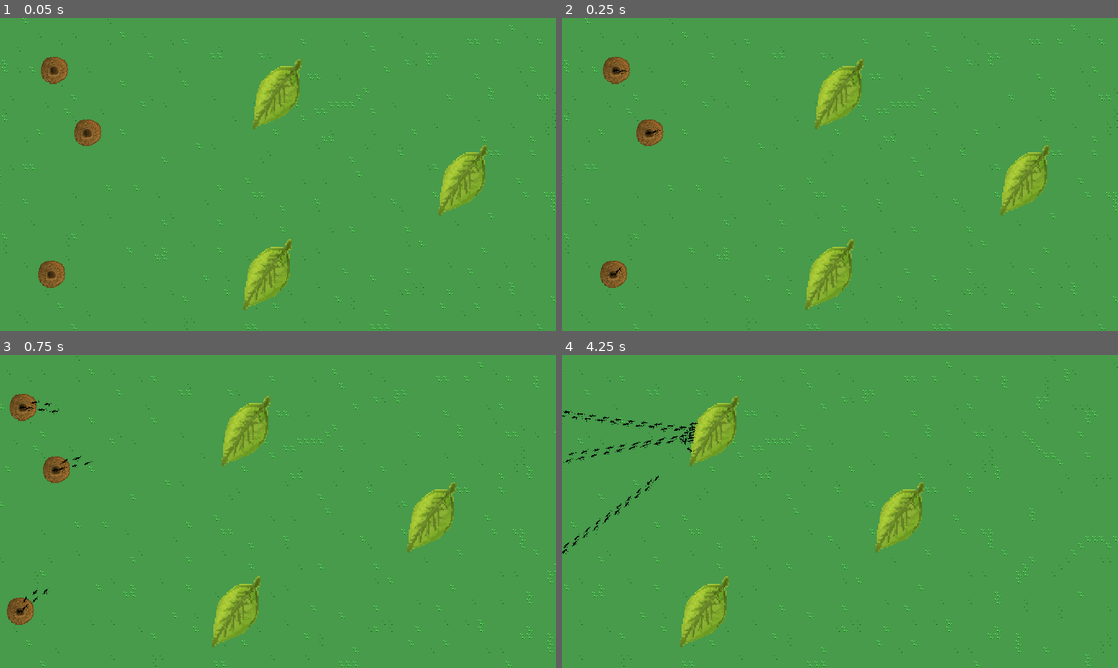
Above: before the commit, frames 1-4 (two rows, left to right).
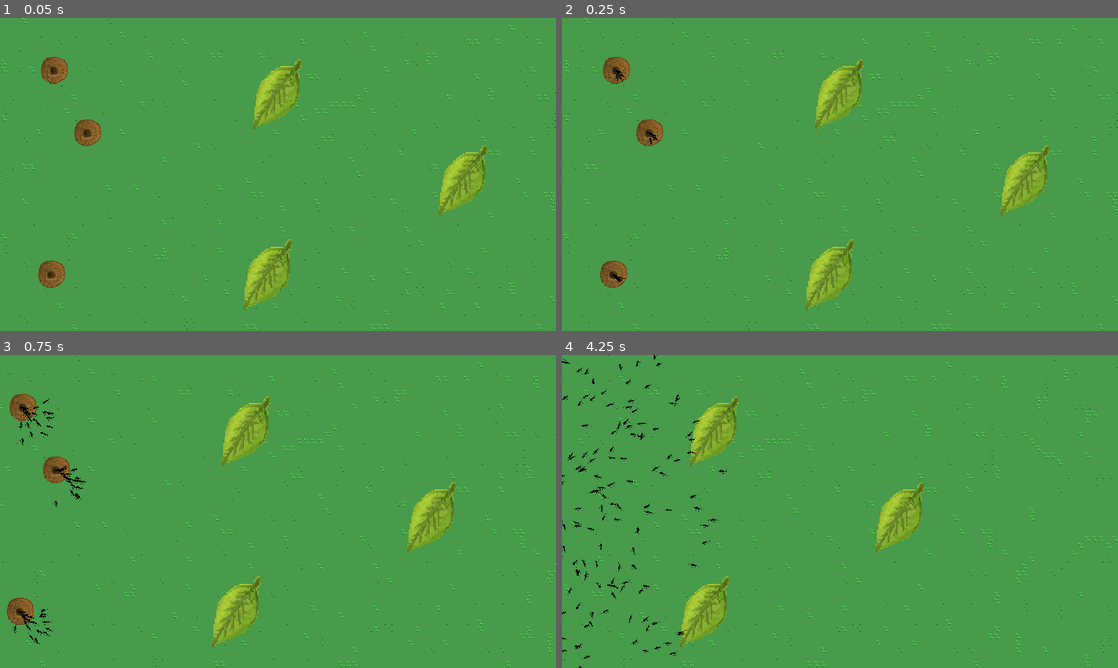
Above: after the commit, the same moments.

Repository: felipefcm/antsimulator-v2
Game: Godot game, scene res://scenarios/ForageFood.tscn
The game is run twice, just before and just after one commit, with the same random seed, the same clock (stepped at 60 frames per second) and the same inputs.
Inputs (mouse positions are in pixels of both pictures, inside the frame that each line leads up to):
- Up to frame 1 (0.05 s): no input
- Up to frame 2 (0.25 s): no input
- Up to frame 3 (0.75 s): move the mouse to (400, 495) at 0.52 s; hold Right (ui_right) from 0.53 s (still down); click (400, 495) at 0.67 s
- Up to frame 4 (4.25 s): move the mouse to (728, 527) at 1.27 s; release Right (ui_right) at 1.28 s; hold Down (ui_down) 1.28-2.03 s; move the mouse to (895, 442) at 2.02 s; hold Right (ui_right) 2.03-2.78 s; move the mouse to (812, 574) at 2.77 s; hold Up (ui_up) 2.78-3.53 s; click (812, 574) at 2.92 s; move the mouse to (1006, 558) at 3.52 s; hold Left (ui_left) from 3.53 s (still down)

Frame 1 is identical in both runs. In frame 2, 0.1% of the frame differs, in the area x 8-18%, y 16-86%; in frame 3, 0.4%; in frame 4, 1.1%, in the area x 0-30%, y 0-100%.

Commit message:
Changes in Foraging and optimisations

Diff:
--- a/objects/Ant.tscn
+++ b/objects/Ant.tscn
@@ -17,12 +17,13 @@
 script = ExtResource( 2 )
 
 [node name="SteerableBody2D" parent="." instance=ExtResource( 3 )]
-collision_mask = 7
+collision_mask = 6
 maxSpeed = 120
 
 [node name="Sprite" type="Sprite" parent="SteerableBody2D"]
 rotation = 0.261799
 scale = Vector2( 0.32058, 0.32058 )
+z_index = 1
 texture = ExtResource( 6 )
 
 [node name="CollisionShape2D" type="CollisionShape2D" parent="SteerableBody2D"]
@@ -34,7 +35,6 @@
 [node name="StateMachine" type="Node" parent="."]
 script = ExtResource( 5 )
 subject = NodePath("..")
-initialState = NodePath("Foraging")
 
 [node name="None" type="Node" parent="StateMachine"]
 script = ExtResource( 7 )
--- a/objects/Leaf.tscn
+++ b/objects/Leaf.tscn
@@ -21,4 +21,4 @@
 [node name="CollisionPolygon2D" type="CollisionPolygon2D" parent="."]
 visible = false
 position = Vector2( 19.2637, -1.12801 )
-polygon = PoolVector2Array( 25.2424, -59.6388, 18.5851, 29.9581, -74.3404, 81.8299, -62.4127, -17.7529, -13.8695, -62.1353 )
+polygon = PoolVector2Array( 25.8491, -57.1852, 25.431, 5.11467, -0.49243, 45.2542, -71.5728, 76.195, -59.8654, -15.7913, -12.6179, -58.8576 )
--- a/objects/Nest.tscn
+++ b/objects/Nest.tscn
@@ -11,6 +11,7 @@
 scale = Vector2( 0.6, 0.6 )
 script = ExtResource( 3 )
 ant = ExtResource( 2 )
+antsPerSpawn = 3
 
 [node name="Sprite" type="Sprite" parent="."]
 position = Vector2( 1.36224, -1.02168 )
@@ -18,7 +19,7 @@
 texture = ExtResource( 1 )
 
 [node name="SpawnTimer" type="Timer" parent="."]
-wait_time = 0.125
+wait_time = 0.1
 autostart = true
 
 [node name="Area2D" type="Area2D" parent="."]
--- a/project.godot
+++ b/project.godot
@@ -45,6 +45,7 @@
 [autoload]
 
 Simulator="*res://scripts/Simulator.gd"
+SteeringBehaviours="*res://scripts/behaviours/SteeringBehaviours.gd"
 
 [display]
 
--- a/scenarios/ForageFood.tscn
+++ b/scenarios/ForageFood.tscn
@@ -8,13 +8,13 @@
 [ext_resource path="res://scripts/Camera.gd" type="Script" id=6]
 
 [sub_resource type="RectangleShape2D" id=1]
-extents = Vector2( 10, 794.356 )
+extents = Vector2( 10, 799.407 )
 
 [sub_resource type="RectangleShape2D" id=2]
-extents = Vector2( 17.1968, 788.295 )
+extents = Vector2( 17.1968, 792.282 )
 
 [sub_resource type="RectangleShape2D" id=3]
-extents = Vector2( 1396.16, 10 )
+extents = Vector2( 1399.77, 10 )
 
 [sub_resource type="RectangleShape2D" id=4]
 extents = Vector2( 1416.82, 12.3678 )
@@ -64,27 +64,35 @@
 "_edit_lock_": true
 }
 
-[node name="Left" type="StaticBody2D" parent="Walls"]
-position = Vector2( -753.308, 8.63391 )
+[node name="Left" type="StaticBody2D" parent="Walls" groups=[
+"walls",
+]]
+position = Vector2( -752.645, 8.63391 )
 
 [node name="CollisionShape2D" type="CollisionShape2D" parent="Walls/Left"]
 position = Vector2( -9.5, 360.051 )
 shape = SubResource( 1 )
 
-[node name="Right" type="StaticBody2D" parent="Walls"]
+[node name="Right" type="StaticBody2D" parent="Walls" groups=[
+"walls",
+]]
 position = Vector2( 2026.14, 371.258 )
 
 [node name="CollisionShape2D" type="CollisionShape2D" parent="Walls/Right"]
 position = Vector2( 6.47559, 6.47546 )
 shape = SubResource( 2 )
 
-[node name="Top" type="StaticBody2D" parent="Walls"]
+[node name="Top" type="StaticBody2D" parent="Walls" groups=[
+"walls",
+]]
 position = Vector2( 647.175, -425.057 )
 
 [node name="CollisionShape2D" type="CollisionShape2D" parent="Walls/Top"]
 shape = SubResource( 3 )
 
-[node name="Bottom" type="StaticBody2D" parent="Walls"]
+[node name="Bottom" type="StaticBody2D" parent="Walls" groups=[
+"walls",
+]]
 position = Vector2( 641.631, 1178.66 )
 
 [node name="CollisionShape2D" type="CollisionShape2D" parent="Walls/Bottom"]
--- a/scripts/Ant.gd
+++ b/scripts/Ant.gd
@@ -3,13 +3,16 @@
 
 onready var steeringObj = $SteerableBody2D;
 onready var stateMachine = $StateMachine;
+onready var sprite = steeringObj.get_node('Sprite');
 
 export (int) var foodCapacity = 1;
 
-signal collided;
+signal antCollided;
 
 func _ready():
 	add_to_group('ants');
+	steeringObj.add_to_group('antSteerable');
+
 	stateMachine.changeState('Foraging');
 	# steeringObj.setMode('Wander');
 
@@ -17,28 +20,49 @@
 
 	stateMachine.update(delta);
 
+	adjustSpriteToRotation();
+
 	var numCollisions = steeringObj.get_slide_count();
 	if(numCollisions > 0):
 		for collisionIdx in range(numCollisions):
 			var collision: KinematicCollision2D = steeringObj.get_slide_collision(collisionIdx);
-			emit_signal('collided', self, collision);
+			if(!collision || !collision.collider): continue;
+			handleCollision(collision);
+
+func handleCollision(collision: KinematicCollision2D):
+
+	var collider = collision.collider as Node2D;
+
+	if(collider.is_in_group('walls')):
+		steeringObj.velocity = steeringObj.velocity.rotated(steeringObj.rotation + rand_range(-PI / 2, PI / 2));
+		return;
+
+	if(collider.is_in_group('antSteerable')):
+		return;
+
+	emit_signal('antCollided', self, collision);
 
 func findClosestFood():
 
-	var food = get_tree().get_nodes_in_group('food');
+	var allFood = get_tree().get_nodes_in_group('food');
 
-	if(food.size() > 0):
+	if(allFood.size() <= 0):
+		return null;
 
-		var closestFood;
-		var closestDstSq;
+	var closestFood;
+	var closestDstSq;
 
-		for foodObj in food:
-			if(!is_instance_valid(foodObj)): continue;
-			var dstSq = position.distance_squared_to(foodObj.position);
-			if(!closestFood || dstSq < closestDstSq):
-				closestFood = foodObj;
-				closestDstSq = dstSq;
+	for foodObj in allFood:
+		if(!is_instance_valid(foodObj)): continue;
+		var dstSq = position.distance_squared_to(foodObj.position);
+		if(!closestFood || dstSq < closestDstSq):
+			closestFood = foodObj;
+			closestDstSq = dstSq;
 
-		return closestFood;
+	return closestFood;
 
-	return null;
+func adjustSpriteToRotation():
+	if(steeringObj.rotation >= PI && steeringObj.rotation <= 3 * PI):
+		sprite.flip_h = true;
+	else:
+		sprite.flip_h = false;
--- a/scripts/Nest.gd
+++ b/scripts/Nest.gd
@@ -1,6 +1,7 @@
 extends Node2D
 
 export (PackedScene) var ant;
+export (int) var antsPerSpawn = 1;
 
 signal antSpawned;
 
@@ -9,9 +10,10 @@
 
 func _on_SpawnTimer_timeout():
 	if(ant && Simulator.numAnts < Simulator.maxAnts):
-		var antInstance = ant.instance();
-		add_child(antInstance);
-		emit_signal('antSpawned', antInstance);
+		for _i in range(antsPerSpawn):
+			var antInstance = ant.instance();
+			add_child(antInstance);
+			emit_signal('antSpawned', antInstance);
 
 # func _process(delta):
 # 	pass;
--- a/scripts/Simulator.gd
+++ b/scripts/Simulator.gd
@@ -1,4 +1,4 @@
 extends Node
 
-var maxAnts = 800;
+var maxAnts = 1000;
 var numAnts = 0;
--- a/scripts/StateMachine.gd
+++ b/scripts/StateMachine.gd
@@ -14,14 +14,14 @@
 
 	if(currentState):
 		currentState.exit(newState);
-		subject.disconnect('collided', currentState, 'onCollided');
+		subject.disconnect('antCollided', currentState, 'onCollided');
 
 	currentState = newState;
 
 	if(newState):
 		newState.subject = subject;
 		newState.enter(params);
-		subject.connect('collided', currentState, 'onCollided');
+		subject.connect('antCollided', currentState, 'onCollided');
 
 func update(delta):
 	if(currentState):
--- a/scripts/behaviours/SteerableBody2D.gd
+++ b/scripts/behaviours/SteerableBody2D.gd
@@ -1,17 +1,10 @@
 extends KinematicBody2D
-
-export (String, 'None', 'Seek') var mode;
-
-var Behaviours = {
-	'None': null,
-	'Seek': preload('res://scripts/behaviours/Seek.gd').new(),
-	'Wander': preload('res://scripts/behaviours/Wander.gd').new(),
-};
 
 export (int) var maxSpeed = 80;
 export (float) var maxForce = 420;
 export (NodePath) var targetNode;
 
+var mode;
 var velocity = Vector2.ZERO;
 var target;
 
@@ -26,7 +19,7 @@
 
 func setMode(newMode):
 	mode = newMode;
-	behaviour = Behaviours[mode];
+	behaviour = SteeringBehaviours.modes[mode];
 
 func setTarget(newTarget):
 	target = newTarget;
--- /dev/null
+++ b/scripts/behaviours/SteeringBehaviours.gd
@@ -0,0 +1,7 @@
+extends Node
+
+var modes = {
+	'None': null,
+	'Seek': preload('res://scripts/behaviours/Seek.gd').new(),
+	'Wander': preload('res://scripts/behaviours/Wander.gd').new(),
+};
--- a/scripts/behaviours/Wander.gd
+++ b/scripts/behaviours/Wander.gd
@@ -1,7 +1,7 @@
 
-export (float) var circleDistance := 3;
-export (float) var circleRadius := 6;
-export (float) var maxAngleChange := 0.1;
+var circleDistance := 50;
+var circleRadius := 15;
+var maxAngleChange := deg2rad(10);
 
 func calculateSteeringForce(steeringObj, target):
 
@@ -16,6 +16,6 @@
 	var circleCenter = steeringObj.velocity.normalized() * circleDistance;
 	var displacement = (Vector2(0, 1) * circleRadius).rotated(wanderAngle);
 
-	wanderAngle += rand_range(0, maxAngleChange);
+	steeringObj.behaviourParams.wanderAngle += rand_range(-maxAngleChange, maxAngleChange);
 
 	return circleCenter + displacement;
--- a/scripts/states/ants/CollectingFood.gd
+++ b/scripts/states/ants/CollectingFood.gd
@@ -6,17 +6,22 @@
 func enter(params: Dictionary):
 	var ant = subject as Ant;
 	food = params.food;
+	print('got food ', food, ' amount ', food.amount);
+	ant.steeringObj.setMode('None');
+
+func exit(_nextState: State):
+	var ant = subject as Ant;
 	ant.steeringObj.setMode('None');
 
 func update(delta: float):
 
 	var ant = subject as Ant;
 
-	if(!is_instance_valid(food)):
+	if(!is_instance_valid(food) || food is Ant):
 		ant.stateMachine.changeState('Foraging');
 		return;
 
 	collectTimer += delta;
-	if(collectTimer >= 1 && is_instance_valid(food)):
-		(food as Food).collect(ant.foodCapacity);
+	if(collectTimer >= 1):
+		food.collect(ant.foodCapacity);
 		collectTimer = 0;
--- a/scripts/states/ants/Foraging.gd
+++ b/scripts/states/ants/Foraging.gd
@@ -1,34 +1,41 @@
 extends State
 
-var closestFood;
+export (int) var minFoodDistance = 200;
+
+var targetFood;
 
 func enter(_params: Dictionary):
-
 	var ant = subject as Ant;
-	closestFood = ant.findClosestFood();
+	targetFood = null;
+	ant.steeringObj.setMode('Wander');
 
 func exit(_nextState: State):
 	var ant = subject as Ant;
 	ant.steeringObj.setMode('Wander');
 
-func update(delta: float):
+func update(_delta: float):
 
 	var ant = subject as Ant;
 
-	if(is_instance_valid(closestFood)):
-		ant.steeringObj.setTarget(closestFood);
+	if(is_instance_valid(targetFood)):
+		ant.steeringObj.setTarget(targetFood);
 		ant.steeringObj.setMode('Seek');
 	else:
-		closestFood = ant.findClosestFood();
+		var closestFood = ant.findClosestFood();
+
 		if(!is_instance_valid(closestFood)):
-			ant.stateMachine.changeState('Wander');
+			ant.steeringObj.setMode('Wander');
+			return;
 
-func onCollided(obj: Node, collision: KinematicCollision2D):
+		if(ant.position.distance_squared_to(closestFood.position) <= minFoodDistance * minFoodDistance):
+			targetFood = closestFood;
+
+func onCollided(_obj: Node, collision: KinematicCollision2D):
 
 	var ant = subject as Ant;
-	var node = collision.collider as Node2D;
+	var collider = collision.collider as Node2D;
 
-	if(!is_instance_valid(node)): return;
+	if(!is_instance_valid(collider)): return;
 
-	if(node.is_in_group('food')):
-		ant.stateMachine.changeState('CollectingFood', { 'food': node.get_node('Food') });
+	if(collider.is_in_group('food')):
+		ant.stateMachine.changeState('CollectingFood', { 'food': collider.get_node('Food') });
--- a/scripts/states/ants/None.gd
+++ b/scripts/states/ants/None.gd
@@ -2,3 +2,4 @@
 
 func enter(params: Dictionary = {}):
 	var ant = subject as Ant;
+	ant.steeringObj.velocity = Vector2.ZERO;
